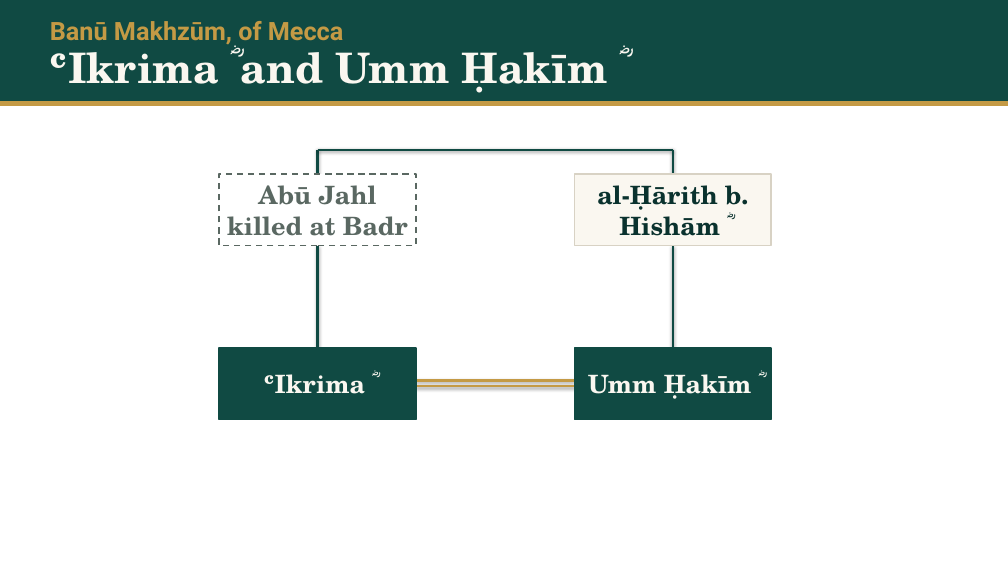
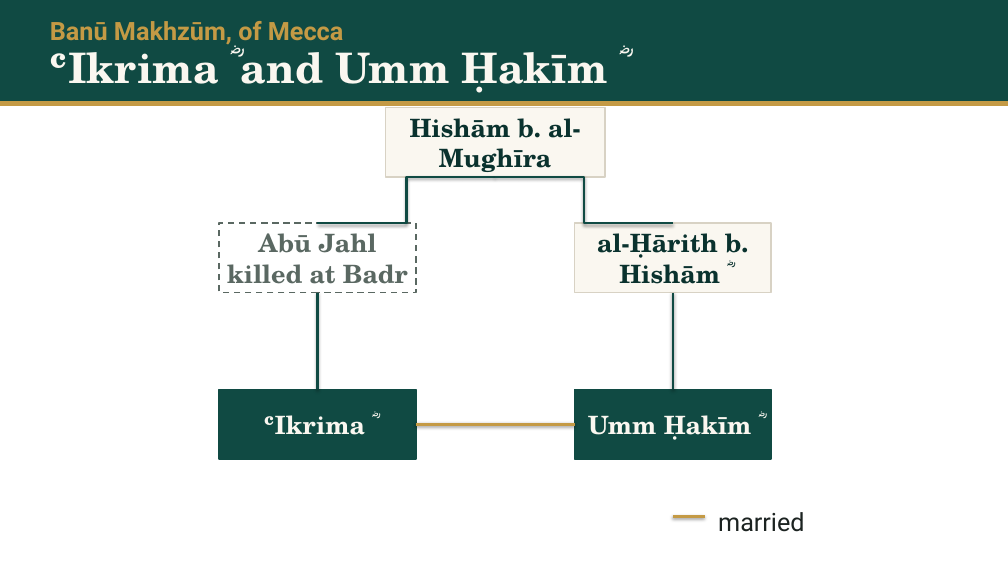
Before and after one commit to daniyalyasin93/2026SeptemberIslamicHistoryClass, a slide deck: slide 56 of S05_yamama_dead_oman_mahra/S05.pptx. Drawn at 1008x567 pixels with LibreOffice and Linux fonts; fonts in the diff are those of the drawing. Boxes give left, top, right and bottom in pixels: in the first picture for what was removed or moved away, otherwise in the second. Text is boxed around its words. In the diff, an @@ line names an element or a change of style, - is before the commit and + after.

```diff
--- a/S05_yamama_dead_oman_mahra/S05.pptx
+++ b/S05_yamama_dead_oman_mahra/S05.pptx
@@ rectangle added at (386, 107, 605, 177), fill #FAF7F0, outline #D8D2C4 1.5 pt, 24 pt, text #0A322E, bold @@
+Hishām b. al-Mughīra
@@ rectangle removed at (219, 174, 416, 246) @@
@@ line removed from (318, 174) to (318, 150) @@
@@ line removed from (318, 150) to (673, 150) @@
@@ elbow line added from (495, 177) to (318, 223), #104A43 2.25 pt @@
@@ elbow line added from (495, 177) to (673, 223), #104A43 2.25 pt @@
@@ rectangle removed at (575, 174, 771, 246) @@
@@ line removed from (673, 150) to (673, 174) @@
@@ rectangle "Abū Jahl": place and size @@
-rectangle "Abū Jahl" at (227, 185, 408, 236)
+rectangle "Abū Jahl" at (219, 223, 416, 293)
@@ rectangle "Abū Jahl" at (219, 223, 416, 293): fill none to #FFFFFF; outline none to #5A6862 1.5 pt dashed @@
@@ rectangle "al-Ḥārith b. Hishām ؓ": place and size @@
-rectangle "al-Ḥārith b. Hishām ؓ" at (597, 185, 748, 236)
+rectangle "al-Ḥārith b. Hishām ؓ" at (575, 223, 771, 293)
@@ rectangle "al-Ḥārith b. Hishām ؓ" at (575, 223, 771, 293): fill none to #FAF7F0; outline none to #D8D2C4 1.5 pt @@
@@ line removed from (318, 246) to (318, 348) @@
@@ line removed from (673, 246) to (673, 348) @@
@@ elbow line added from (318, 293) to (318, 389), #104A43 2.25 pt @@
@@ elbow line added from (673, 293) to (673, 389), #104A43 2.25 pt @@
@@ rectangle removed at (219, 348, 416, 420) @@
@@ rectangle removed at (575, 348, 771, 420) @@
@@ rectangle "ʿIkrima ؓ": place and size @@
-rectangle "ʿIkrima ؓ" at (264, 374, 372, 394)
+rectangle "ʿIkrima ؓ" at (219, 389, 416, 459)
@@ rectangle "ʿIkrima ؓ" at (219, 389, 416, 459): fill none to #104A43; outline none to #104A43 1.5 pt @@
@@ line removed from (416, 381) to (575, 381) @@
@@ rectangle "Umm Ḥakīm ؓ" at (575, 389, 771, 459): fill none to #104A43; outline none to #104A43 1.5 pt @@
@@ rectangle "Umm Ḥakīm ؓ": place and size @@
-rectangle "Umm Ḥakīm ؓ" at (588, 374, 758, 399)
+rectangle "Umm Ḥakīm ؓ" at (575, 389, 771, 459)
@@ line moved from (416, 386) - (575, 386) to (416, 424) - (575, 424) @@
@@ line (416, 424) - (575, 424): stroke #C49A45 2.25 pt to #C49A45 3 pt @@
@@ line added from (673, 516) to (705, 516), #C49A45 3 pt @@
@@ text added at (718, 512, 804, 532), 24 pt, text #1C2321 @@
+married
```
Also in this commit, not shown: 3 other slides changed, 6 other files.
